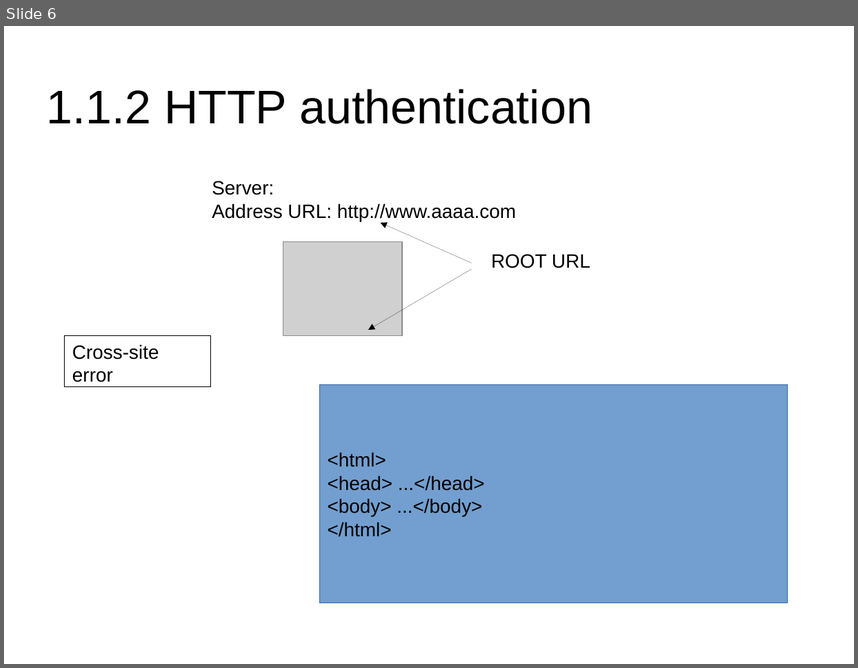
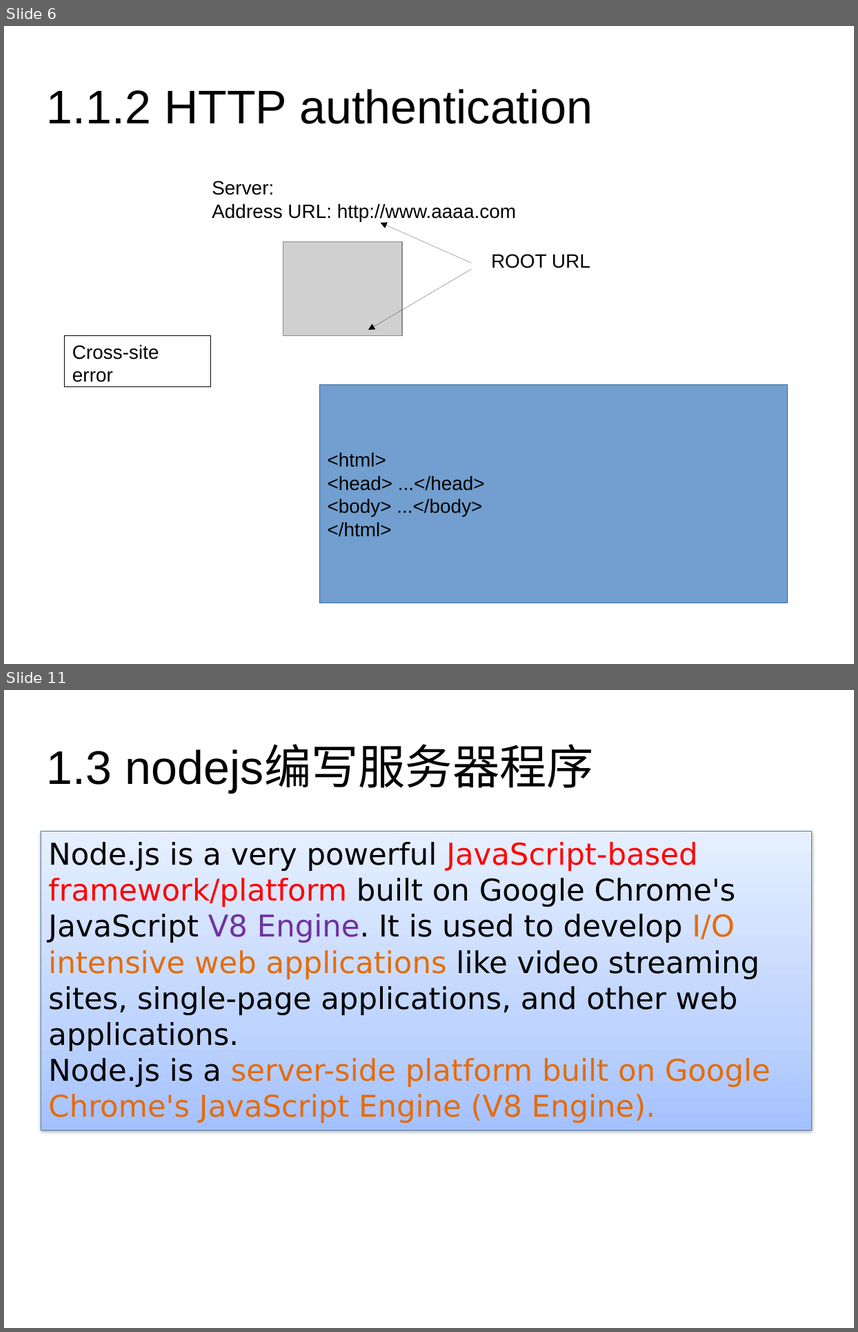
Before and after one commit to masterfish2015/my_project, a slide deck: teaching/javascript_html_server_and_client.pptx. Shown one above the other, each under a label of ours: slide 6 before the commit, slides 6 and 11 after it; the slides between them are not shown. The pictures are 858x668 and 858x1332 pixels, drawn with LibreOffice and Linux fonts; fonts in the diff are those of the drawing; grey boxes stand for pictures. Boxes give left, top, right and bottom in pixels: in the first picture for what was removed or moved away, otherwise in the second. Text is boxed around its words. In the diff, an @@ line names an element or a change of style, - is before the commit and + after.

```diff
--- a/teaching/javascript_html_server_and_client.pptx
+++ b/teaching/javascript_html_server_and_client.pptx
@@ slide 11 added at (x1=4, y1=690, x2=854, y2=1328), background #FFFFFF @@
@@ title added at (x1=47, y1=746, x2=594, y2=792), 44 pt, text #000000 @@
+1.3 nodejs编写服务器程序
@@ rectangle added at (x1=41, y1=831, x2=812, y2=1130), fill gradient #A4C4FF to #BFD4FF to #E6EEFF, outline #4B7EBC 0.75 pt, 28 pt, text #000000 @@
+Node.js is a very powerful JavaScript-based framework/platform built on Google Chrome's JavaScript V8 Engine. It is used to develop I/O intensive web applications like video streaming sites, single-page applications, and other web applications.
+Node.js is a server-side platform built on Google Chrome's JavaScript Engine (V8 Engine).
```
Also in this commit, not shown: 3 slides changed, 52 other slides added, 2 other files.
